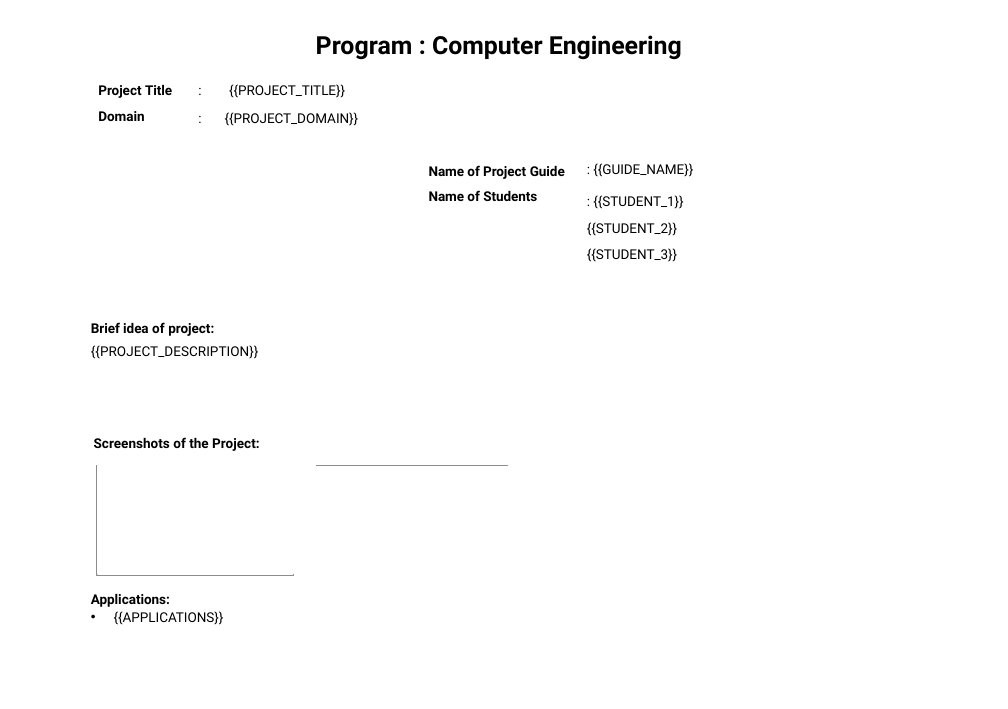
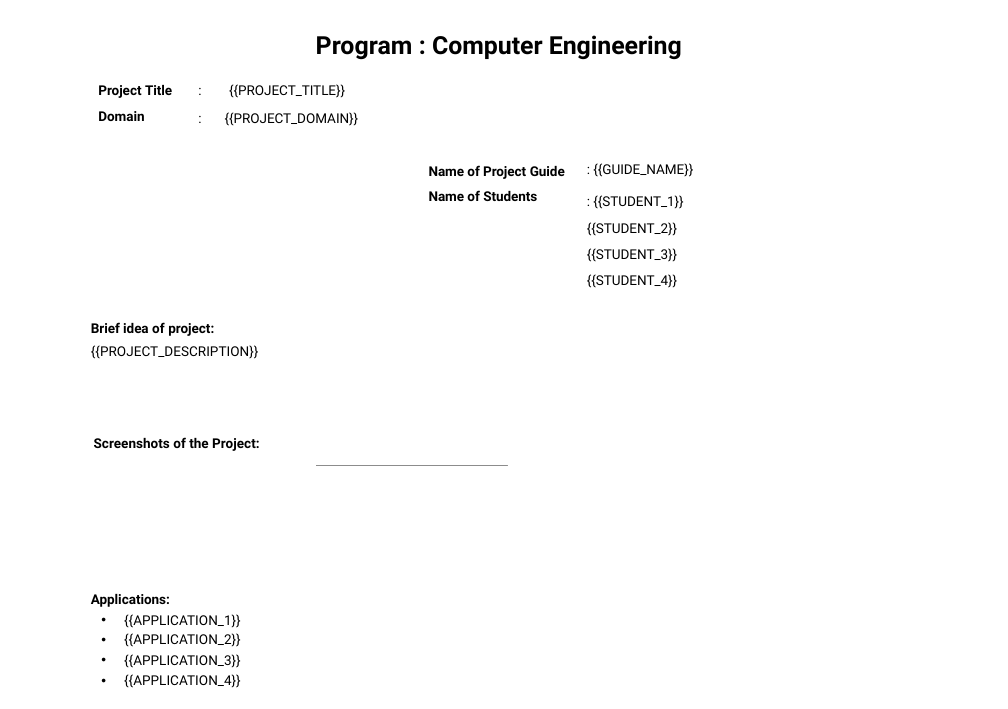
Before and after one commit to shubhamhegishte16/ppt-generator, a slide deck: slide 1 of shubh.pptx. Drawn at 1008x709 pixels with LibreOffice and Linux fonts; fonts in the diff are those of the drawing; grey boxes stand for pictures; background and template pictures are left out. Boxes give left, top, right and bottom in pixels: in the first picture for what was removed or moved away, otherwise in the second. Text is boxed around its words. In the diff, an @@ line names an element or a change of style, - is before the commit and + after.

Commit message:
Fixed applications input, image placement and final PPT generator

```diff
--- a/shubh.pptx
+++ b/shubh.pptx
@@ text at (x1=587, y1=274, x2=677, y2=288): paragraph added @@
+{{STUDENT_4}}
@@ picture removed at (x1=96, y1=466, x2=293, y2=575) @@
@@ text at (x1=114, y1=611, x2=224, y2=625): paragraph removed @@
-• {{APPLICATIONS}}
@@ text added at (x1=124, y1=614, x2=241, y2=628), 8 pt, text #000000 @@
+• {{APPLICATION_1}}
@@ text added at (x1=124, y1=633, x2=241, y2=647), 8 pt, text #000000 @@
+• {{APPLICATION_2}}
@@ text added at (x1=124, y1=654, x2=241, y2=668), 8 pt, text #000000 @@
+• {{APPLICATION_3}}
@@ text added at (x1=124, y1=674, x2=241, y2=688), 8 pt, text #000000 @@
+• {{APPLICATION_4}}
```
Also in this commit, not shown: 2 other files.
